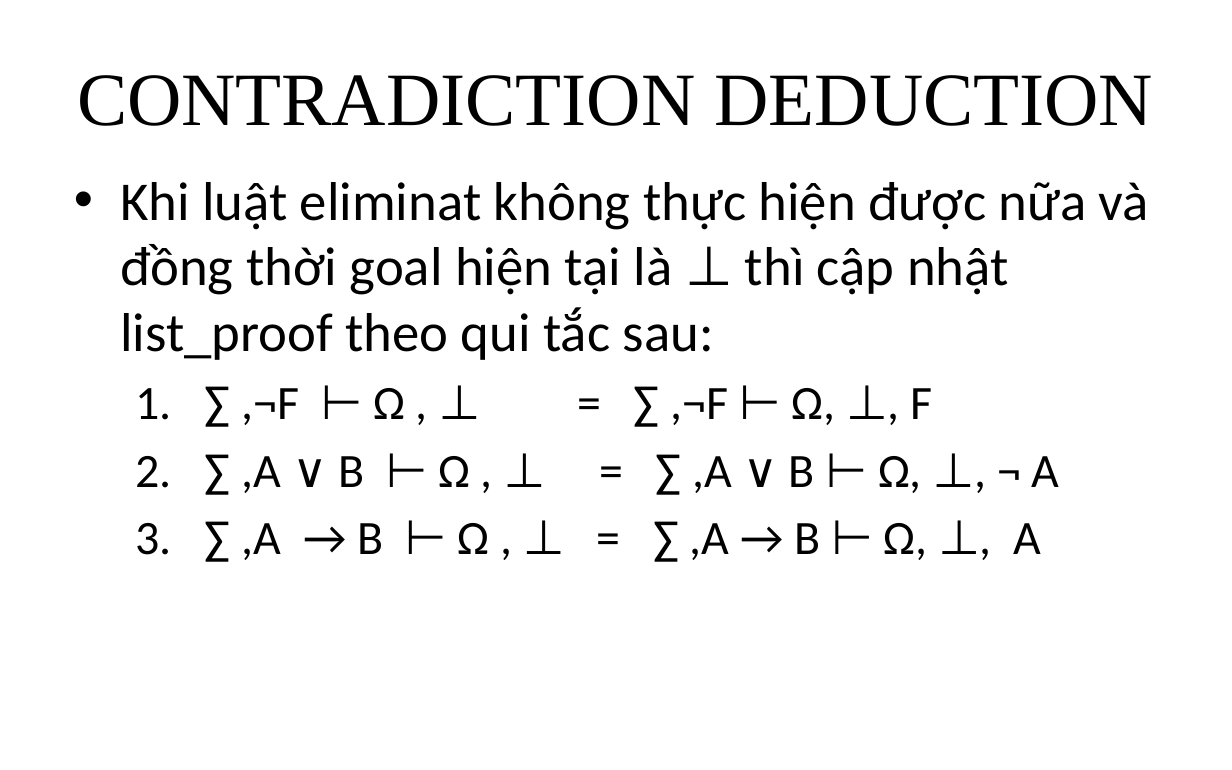
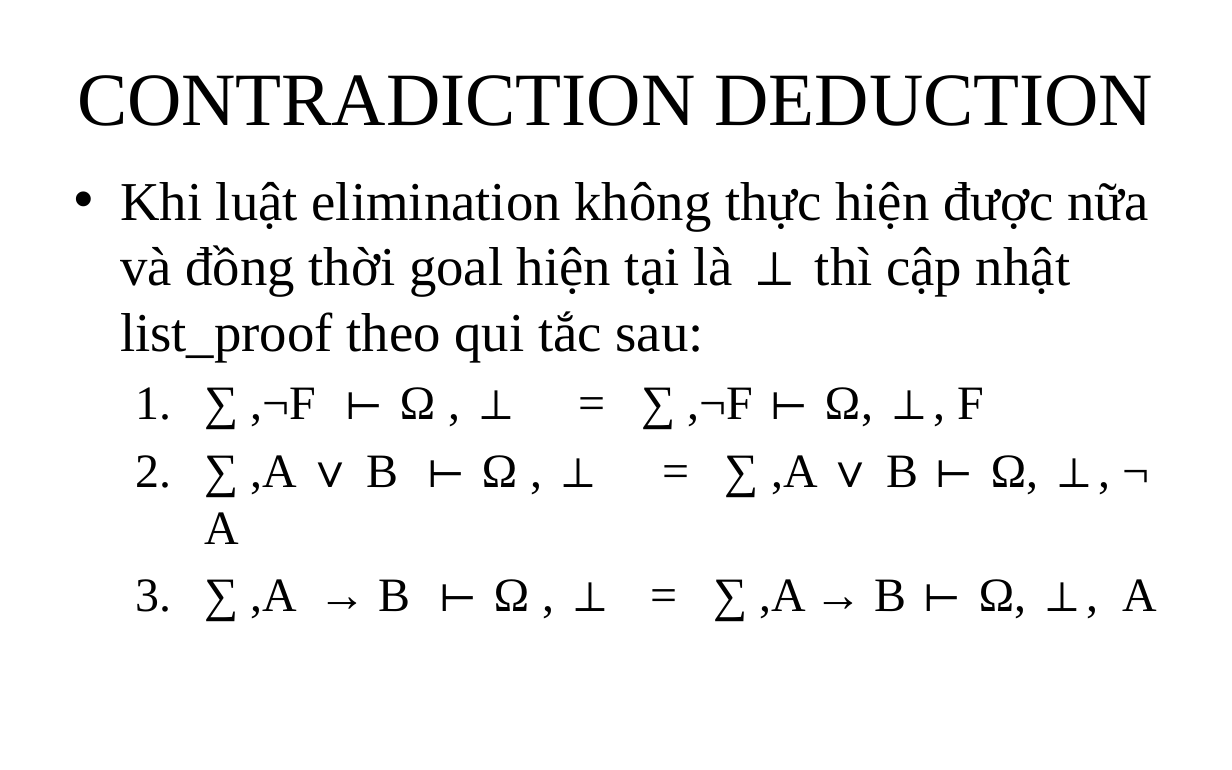
Before and after one commit to giang-rocker/logic, a slide deck: slide 21 of Report/SUY LUẬN TỰ NHIÊN.pptx (slide 20 before the commit). Drawn at 1232x770 pixels with LibreOffice and Linux fonts; fonts in the diff are those of the drawing. Boxes give left, top, right and bottom in pixels: in the first picture for what was removed or moved away, otherwise in the second. Text is boxed around its words. In the diff, an @@ line names an element or a change of style, - is before the commit and + after.

```diff
--- a/Report/SUY LUẬN TỰ NHIÊN.pptx
+++ b/Report/SUY LUẬN TỰ NHIÊN.pptx
@@ text at bbox=[120, 182, 1148, 362]: text changed; font Calibri to Times New Roman @@
-• Khi luật eliminat không thực hiện được nữa và đồng thời goal hiện tại là ⊥ thì cập nhật list_proof theo qui tắc sau:
+• Khi luật elimination không thực hiện được nữa và đồng thời goal hiện tại là ⊥ thì cập nhật list_proof theo qui tắc sau:
@@ text at bbox=[205, 387, 1158, 618]: font Calibri to Times New Roman in "∑ ,¬F ⊢ Ω , ⊥ = ...", "∑ ,A ∨ B ⊢ Ω , ...", "∑ ,A → B ⊢ Ω , ..." @@
```
Also in this commit, not shown: 22 other slides changed, 2 slides added.
